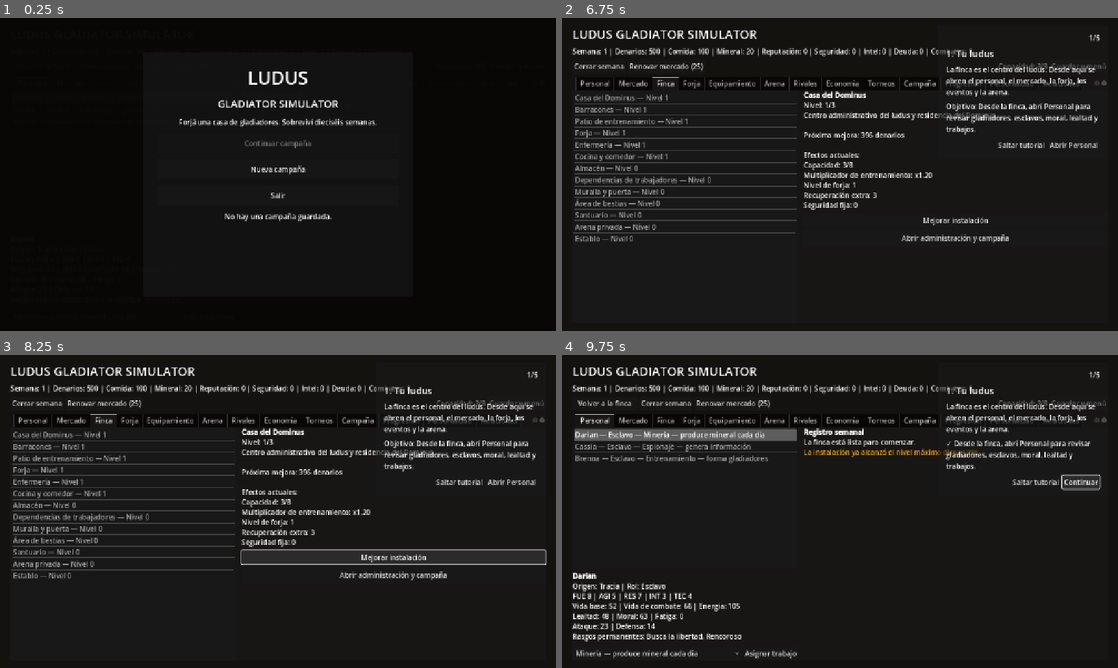
Above: before the commit, frames 1-4 (two rows, left to right).
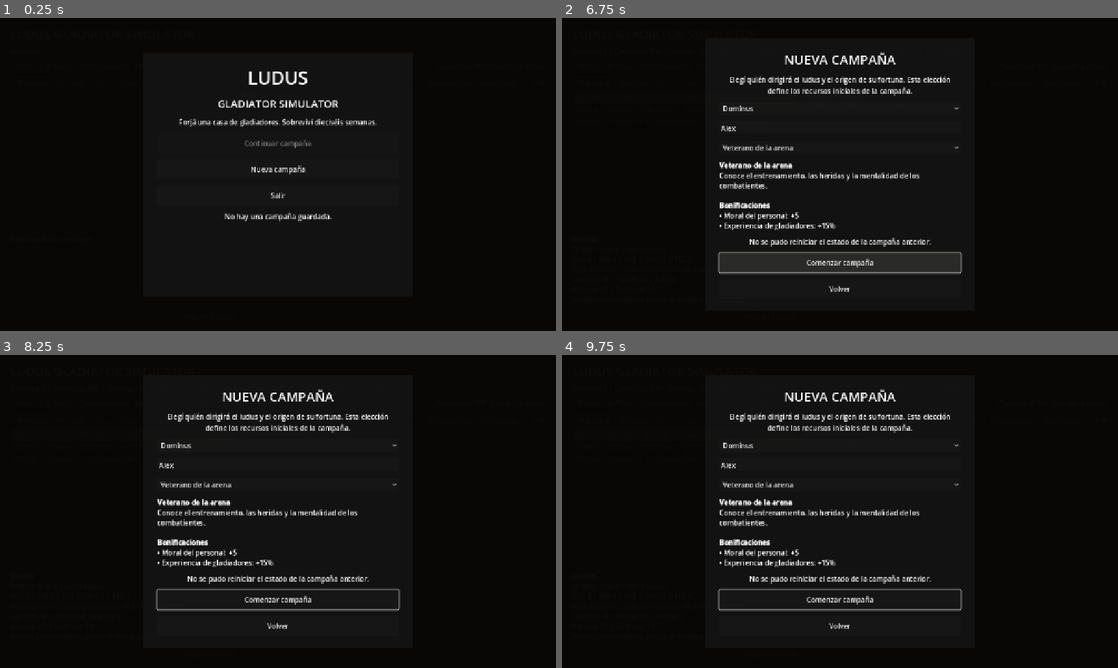
Above: after the commit, the same moments.

Repository: syfaadelia67-bot/Ludus-Gladiator-Simulator
Game: Godot game, scene res://scenes/Main.tscn
The game is run twice, just before and just after one commit, with the same random seed, the same clock (stepped at 60 frames per second) and the same inputs.
Inputs (mouse positions are in pixels of both pictures, inside the frame that each line leads up to):
- Up to frame 1 (0.25 s): no input
- Up to frame 2 (6.75 s): click "Renovar mercado (25)" at 0.5 s; click "Volver a la finca" at 1.25 s; click "Cerrar semana" at 2 s; click "Guardar y menú" at 2.75 s; click (656, 315) at 3.5 s; click "Asignar trabajo" at 4.25 s; click "Nueva campaña" at 5 s; click (840, 127) at 5.77 s; type "Alex" at 5.85 s; click "Comenzar campaña" at 6.5 s
- Up to frame 3 (8.25 s): click (278, 599) at 7.25 s, where only the run after the commit has a clickable "Comenzar campaña"; click (394, 558) at 8 s, where only the run before the commit has a clickable "Mejorar instalación"
- Up to frame 4 (9.75 s): click (956, 574) at 8.75 s, where only the run before the commit has a clickable "Abrir administración y campaña"; click (1073, 483) at 9.5 s, where only the run before the commit has a clickable "Abrir Personal"

The runs differ from the first frame. In frame 2, 14% of the frame differs, in the area x 1-98%, y 4-88%; in frame 3, 17%, in the area x 1-99%, y 4-88%; in frame 4, 14%.
Error after the commit: Parse Error: Identifier "UniqueGladiatorManager" not declared in the current scope. (res://scripts/systems/market_manager.gd:26)

Commit message:
Use unique candidates for first gladiator purchase

Diff:
--- a/game/scripts/systems/market_manager.gd
+++ b/game/scripts/systems/market_manager.gd
@@ -23,6 +23,10 @@
     if CampaignManager.campaign_over:
         purchase_failed.emit("La campaña terminó. El mercado está disponible solo para consulta.")
         return false
+    if not UniqueGladiatorManager.first_purchase_completed:
+        offers = UniqueGladiatorManager.get_initial_candidate_offers()
+        market_changed.emit()
+        return true
     if charge and not GameState.spend_denarii(refresh_cost):
         purchase_failed.emit("No hay suficientes denarios para renovar el mercado.")
         return false
@@ -62,6 +66,8 @@
     var offer := get_offer(offer_id)
     if offer.is_empty():
         return 0
+    if bool(offer.get("unique", false)):
+        return int(offer.get("price", 0))
     offer["price"] = MarketValuation.offer_value(offer)
     market_changed.emit()
     return int(offer["price"])
@@ -77,15 +83,41 @@
     if not RosterManager.has_capacity():
         purchase_failed.emit("Los barracones están completos.")
         return false
+
+    var unique_id := str(offer.get("unique_gladiator_id", ""))
+    if not unique_id.is_empty() and not UniqueGladiatorManager.first_purchase_completed:
+        if str(UniqueGladiatorManager.get_state(unique_id).get("status", "")) != "initial_market":
+            purchase_failed.emit("Este gladiador único ya no está disponible.")
+            return false
+
     var price := int(offer.get("price", MarketValuation.offer_value(offer)))
     if not GameState.spend_denarii(price):
         purchase_failed.emit("No hay suficientes denarios.")
         return false
+
     var person_data := offer.duplicate(true)
     person_data.erase("price")
+    if not unique_id.is_empty():
+        person_data["id"] = unique_id
     var person = PERSON_SCRIPT.new(person_data)
-    RosterManager.add_person(person)
-    offers.erase(offer)
+    if not RosterManager.add_person(person):
+        GameState.denarii += price
+        GameState.resources_changed.emit()
+        purchase_failed.emit("No se pudo incorporar al candidato.")
+        return false
+
+    if not unique_id.is_empty() and not UniqueGladiatorManager.first_purchase_completed:
+        if not UniqueGladiatorManager.acquire_initial_gladiator(unique_id):
+            RosterManager.people.erase(person)
+            GameState.denarii += price
+            GameState.resources_changed.emit()
+            RosterManager.roster_changed.emit()
+            purchase_failed.emit("No se pudo confirmar la elección del primer gladiador.")
+            return false
+        refresh_market(false)
+    else:
+        offers.erase(offer)
+
     purchase_completed.emit(person.display_name, price)
     market_changed.emit()
     return true
